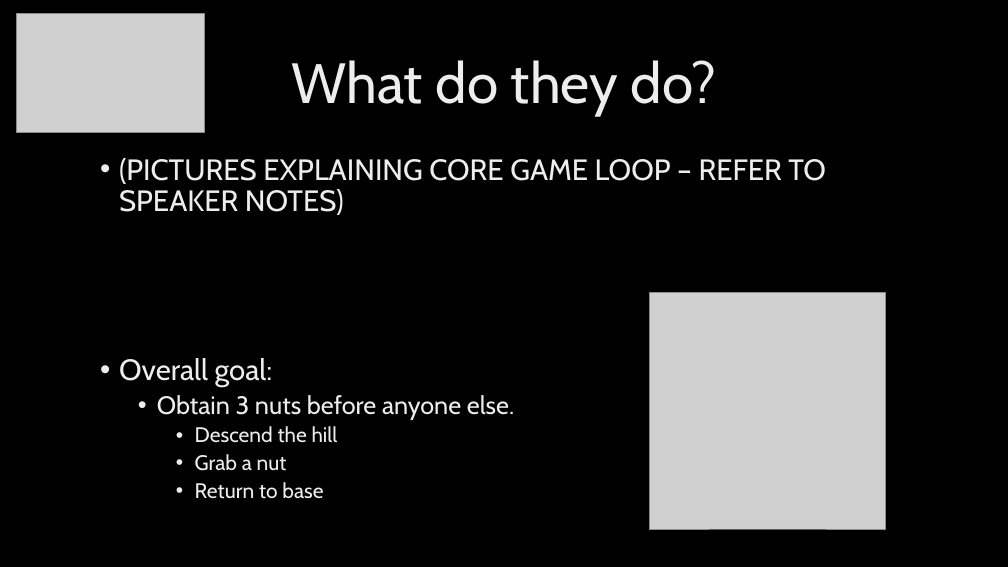
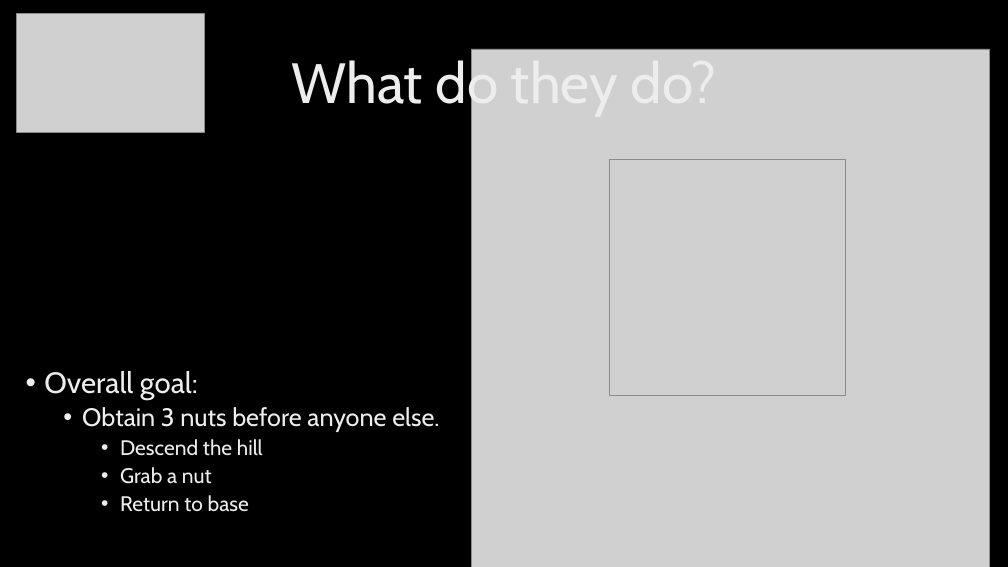
Before and after one commit to UoSGroupProjects1718/level-6-stuck-in-a-lift-studios-1, a slide deck: slide 5 of Group/Presentations/Pitch #2 (New).pptx. Drawn at 1008x567 pixels with LibreOffice and Linux fonts; fonts in the diff are those of the drawing; grey boxes stand for pictures; background and template pictures are left out. Boxes give left, top, right and bottom in pixels: in the first picture for what was removed or moved away, otherwise in the second. Text is boxed around its words. In the diff, an @@ line names an element or a change of style, - is before the commit and + after.

Commit message:
Added The Gameloop to presentation

```diff
--- a/Group/Presentations/Pitch #2 (New).pptx
+++ b/Group/Presentations/Pitch #2 (New).pptx
@@ picture added at <box>471,49,989,567</box> @@
@@ text removed at <box>119,158,826,215</box> @@
-• (PICTURES EXPLAINING CORE GAME LOOP – REFER TO SPEAKER NOTES)
@@ picture: place and size @@
-picture at <box>650,293,885,529</box>
+picture at <box>609,160,845,395</box>
@@ text "Overall goal:": place and size @@
-text "Overall goal:" at <box>119,358,514,499</box>
+text "Overall goal:" at <box>44,371,439,512</box>
```
Also in this commit, not shown: 2 other files.
